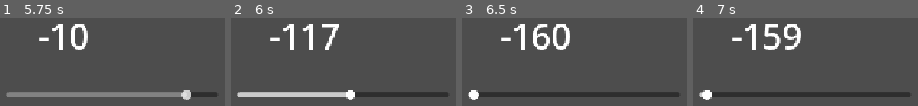
Above: before the commit, frames 1-4 (left to right).
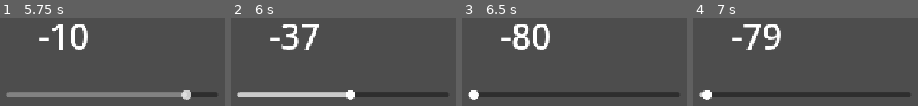
Above: after the commit, the same moments.

Repository: CD1FOX/90-day-beginner-project-challenge
Game: Godot game, scene res://Day 21 - 30/day_21.tscn
The game is run twice, just before and just after one commit, with the same random seed, the same clock (stepped at 60 frames per second) and the same inputs. The project has no main scene, so this scene is started directly. Sound files missing from this copy of the repository are replaced by a short silence.
Inputs (mouse positions are in pixels of both pictures, inside the frame that each line leads up to):
- Up to frame 1 (5.75 s): tap Enter at 0.5, 2, 3.5 s; move the mouse to (outside the picture) at 0.52 s; hold Right (ui_right) 0.53-1.25 s; click (outside the picture) at 0.67 s; tap Space (jump) at 0.77, 1.25, 2.75, 3.77, 4.25 s; drag from (outside the picture) to (outside the picture) at 1.27 s; move the mouse to (outside the picture) at 2.02 s; hold Left (ui_left) 2.03-2.75 s; drag from (outside the picture) to (outside the picture) at 2.77 s; move the mouse to (outside the picture) at 3.52 s; hold Left (ui_left) 3.53-4.25 s; drag from (outside the picture) to (outside the picture) at 4.27 s; move the mouse to (outside the picture) at 5.02 s; hold Right (ui_right) from 5.03 s (still down); click (outside the picture) at 5.17 s
- Up to frame 2 (6 s): release Right (ui_right) at 5.75 s; drag from (429, 105) to (outside the picture) at 5.77 s
- Up to frame 3 (6.5 s): no input
- Up to frame 4 (7 s): move the mouse to (outside the picture) at 6.52 s; hold Right (ui_right) from 6.53 s (still down); tap Space (jump) at 6.77 s

Frame 1 is identical in both runs. In frame 2, 3.1% of the frame differs, in the area x 22-48%, y 6-37%; in frame 3, 3.5%; in frame 4, 3.2%.

Commit message:
Update Day22
feat(day_22): Show character dialogue one line at a time with a Next button.

Diff:
--- a/Day 21 - 30/Scipts/day_21.gd
+++ b/Day 21 - 30/Scipts/day_21.gd
@@ -7,7 +7,6 @@
 
 
 func _on_h_slider_value_changed(value: float) -> void:
-	var volume_db = lerp(-80.0, 0.0, value / 80.0)
-	$Label.text = str(int(volume_db))
+	$Label.text = str(int(value))
 	$AudioStreamPlayer2D.volume_db = value
 	print($AudioStreamPlayer2D.volume_db)
--- /dev/null
+++ b/Day 21 - 30/Scipts/day_22.gd
@@ -0,0 +1,50 @@
+extends Control
+
+# Dialogue lines (you can load these from a file later)
+var dialogue_lines := [
+	"[b]Hero:[/b] Hello there!",
+	"[b]Villager:[/b] The monsters are near!",
+	"[b]Hero:[/b] I’ll protect the village!"
+]
+
+var current_line_index := 0
+var full_text := ""
+var visible_char_count := 0
+
+@onready var dialogue_text := $DialogueText
+@onready var next_button := $NextButton
+@onready var type_timer := $TypeTimer
+
+func _ready() -> void:
+	next_button.pressed.connect(_on_next_pressed)
+	type_timer.timeout.connect(_on_type_timer_timeout)
+
+	show_next_line()
+
+func show_next_line() -> void:
+	if current_line_index >= dialogue_lines.size():
+		dialogue_text.text = "[b]End of dialogue.[/b]"
+		next_button.disabled = true
+		return
+
+	full_text = dialogue_lines[current_line_index]
+	dialogue_text.text = ""  # Clear previous text
+	visible_char_count = 0
+	type_timer.start()
+
+func _on_type_timer_timeout() -> void:
+	visible_char_count += 1
+
+	if visible_char_count <= full_text.length():
+		dialogue_text.text = full_text.substr(0, visible_char_count)
+	else:
+		type_timer.stop()
+
+func _on_next_pressed() -> void:
+	# If still typing, skip to full line
+	if type_timer.is_stopped():
+		current_line_index += 1
+		show_next_line()
+	else:
+		dialogue_text.text = full_text
+		type_timer.stop()
--- /dev/null
+++ b/Day 21 - 30/day_22.tscn
@@ -0,0 +1,34 @@
+[gd_scene load_steps=2 format=3 uid="uid://cg32dxdu026wo"]
+
+[ext_resource type="Script" uid="uid://b3awg2fb3qxs0" path="res://Day 21 - 30/Scipts/day_22.gd" id="1_6r0fp"]
+
+[node name="Day22" type="Control"]
+layout_mode = 3
+anchors_preset = 15
+anchor_right = 1.0
+anchor_bottom = 1.0
+grow_horizontal = 2
+grow_vertical = 2
+script = ExtResource("1_6r0fp")
+
+[node name="DialogueText" type="RichTextLabel" parent="."]
+layout_mode = 0
+offset_left = 397.0
+offset_top = 63.0
+offset_right = 710.0
+offset_bottom = 196.0
+bbcode_enabled = true
+text = "test"
+scroll_active = false
+
+[node name="NextButton" type="Button" parent="."]
+layout_mode = 0
+offset_left = 95.0
+offset_top = 195.0
+offset_right = 218.0
+offset_bottom = 272.0
+theme_override_font_sizes/font_size = 50
+text = "Next"
+
+[node name="TypeTimer" type="Timer" parent="."]
+wait_time = 0.03
Not shown, added: Day 21 - 30/Scipts/day_22.gd.uid
